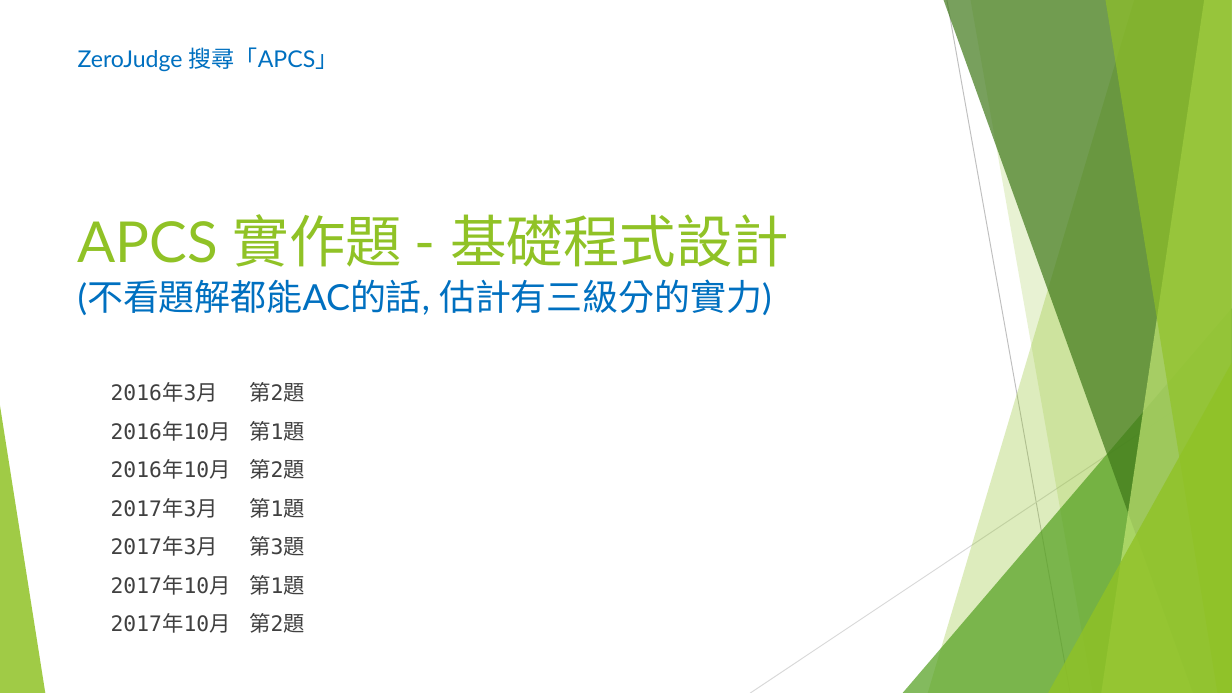
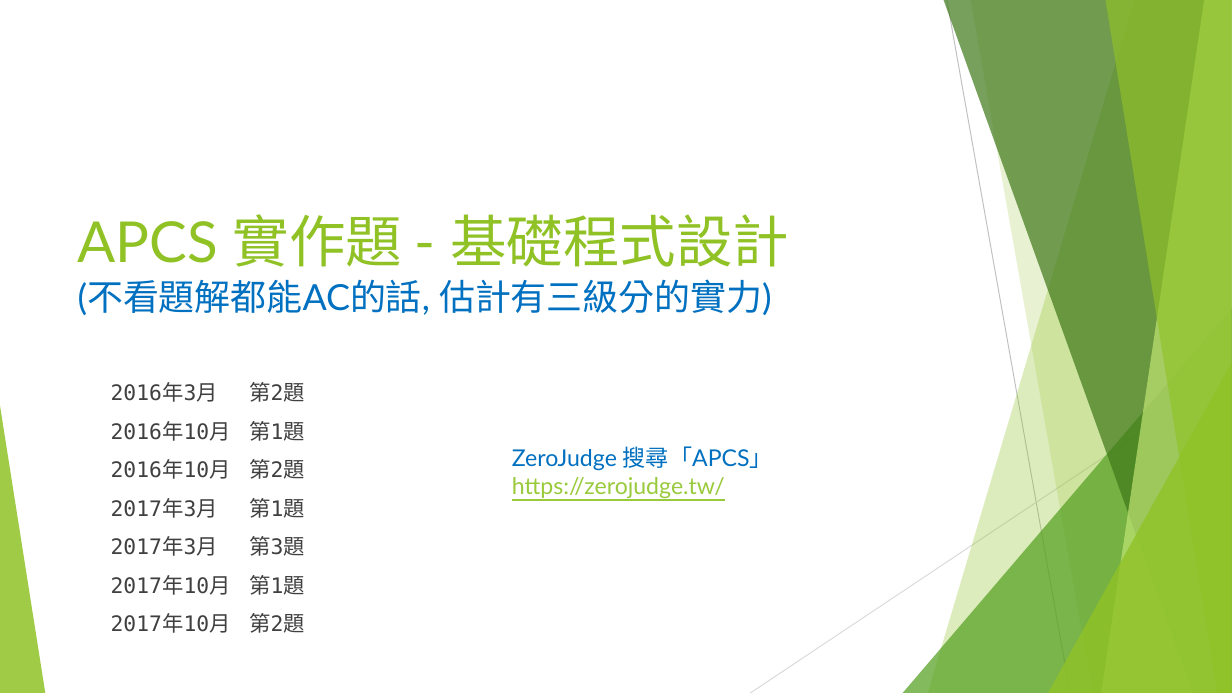
Before and after one commit to d823944/Python4Us, a slide deck: slide 3 of Slide_APCS/CH0B APCS實作題分析.pptx. Drawn at 1232x693 pixels with LibreOffice and Linux fonts; fonts in the diff are those of the drawing. Boxes give left, top, right and bottom in pixels: in the first picture for what was removed or moved away, otherwise in the second. Text is boxed around its words. In the diff, an @@ line names an element or a change of style, - is before the commit and + after.

```diff
--- a/Slide_APCS/CH0B APCS實作題分析.pptx
+++ b/Slide_APCS/CH0B APCS實作題分析.pptx
@@ text "ZeroJudge 搜尋「APCS」": place and size @@
-text "ZeroJudge 搜尋「APCS」" at box(78, 47, 339, 72)
+text "ZeroJudge 搜尋「APCS」" at box(512, 446, 773, 498)
@@ text at box(512, 477, 725, 498): paragraph added @@
+https://zerojudge.tw/
```
Also in this commit, not shown: 11 slides removed.
